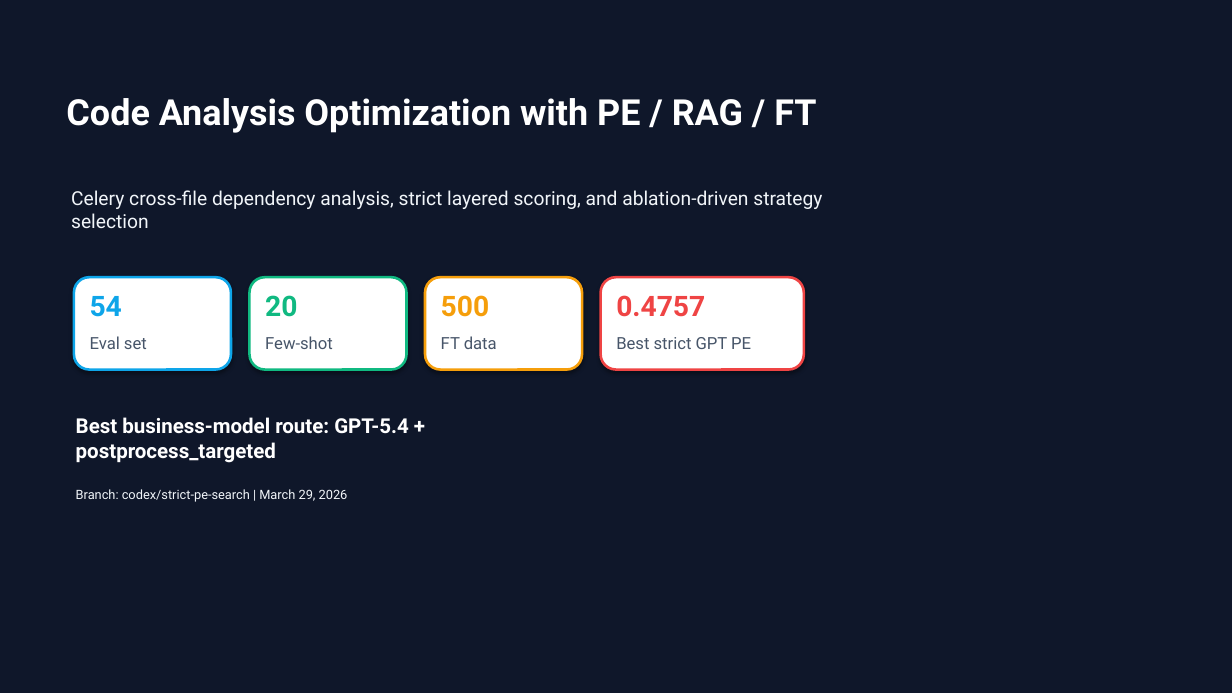
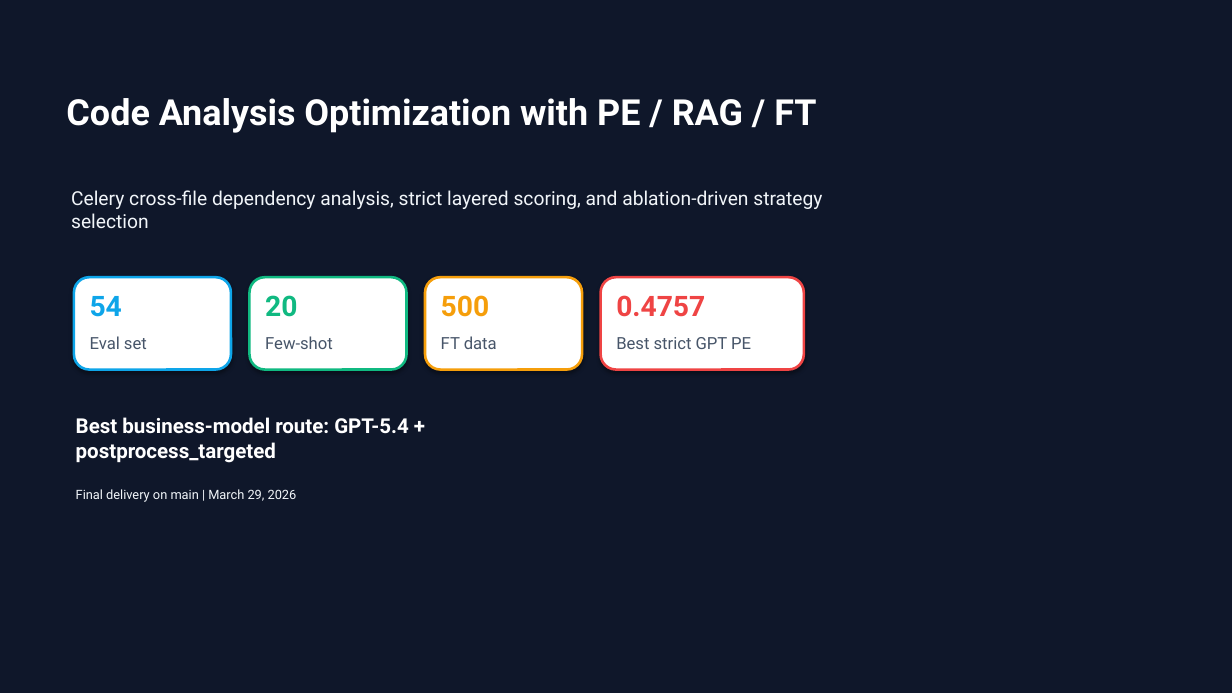
Before and after one commit to passionworkeer/tengxun_open, a slide deck: slide 1 of reports/defense_deck_20260329.pptx. Drawn at 1232x693 pixels with LibreOffice and Linux fonts; fonts in the diff are those of the drawing. Boxes give left, top, right and bottom in pixels: in the first picture for what was removed or moved away, otherwise in the second. Text is boxed around its words. In the diff, an @@ line names an element or a change of style, - is before the commit and + after.

Commit message:
finalize cache bootstrap and repo cleanup

```diff
--- a/reports/defense_deck_20260329.pptx
+++ b/reports/defense_deck_20260329.pptx
@@ text at (76, 489, 297, 502): text changed @@
-Branch: codex/strict-pe-search | March 29, 2026
+Final delivery on main | March 29, 2026
```
Also in this commit, not shown: 15 other files.
